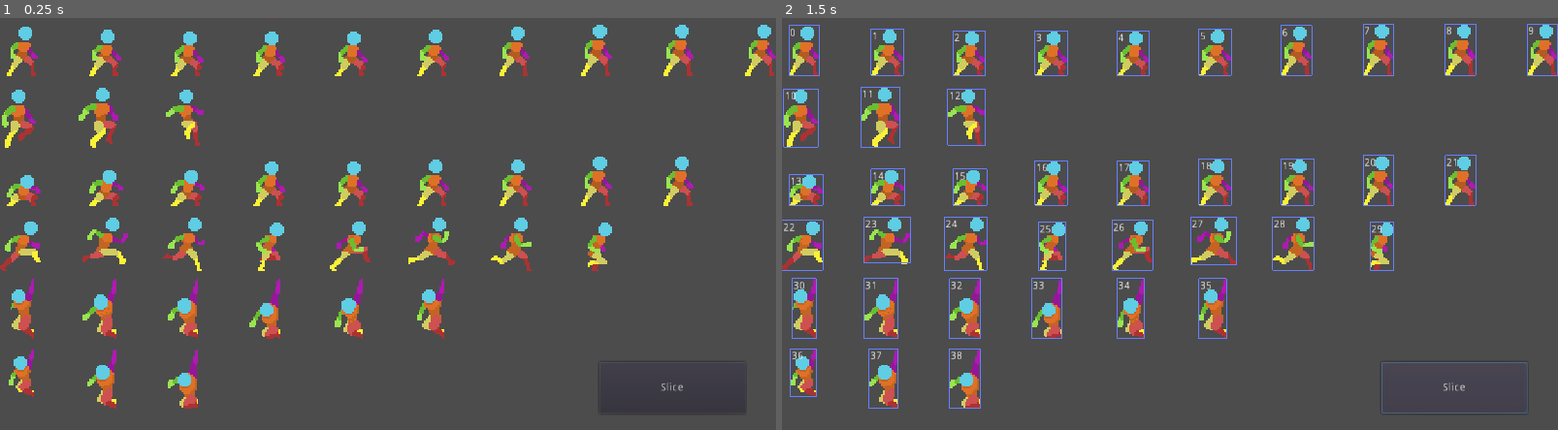
Above: before the commit, frames 1-2 (left to right).
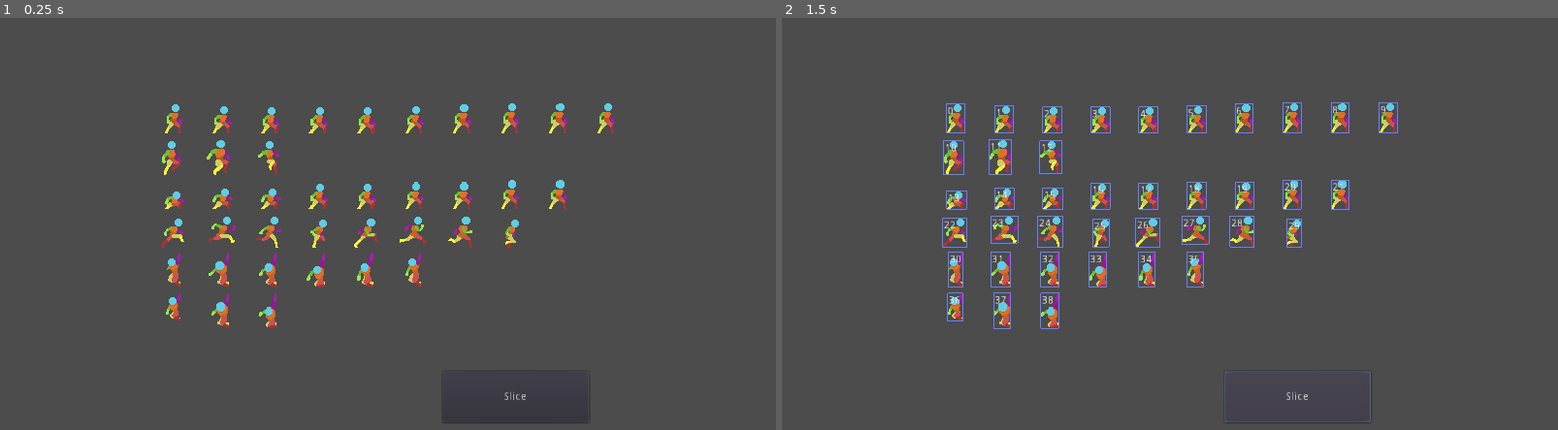
Above: after the commit, the same moments.

Repository: Variable-Interactive/SmartSlicer
Game: Godot game, scene res://Example/Texture.tscn
Same seed, same stepped clock (60 frames per second), same inputs: the game is played once before the commit and once after it.
Inputs:
- Up to frame 1 (0.25 s): no input
- Up to frame 2 (1.5 s): click "Slice" at 0.5 s; click "Slice" at 1.25 s

The runs differ from the first frame. In frame 1, 11% of the frame differs, in the area x 0-100%, y 1-99%; in frame 2, 15%.

Commit message:
fix example scene

Diff:
--- a/Example/Texture.tscn
+++ b/Example/Texture.tscn
@@ -4,24 +4,33 @@
 [ext_resource path="res://Example/example sheet.png" type="Texture" id=2]
 [ext_resource path="res://addons/SmartSlicer/SmartSlicePreview.gd" type="Script" id=3]
 
-[node name="Texture" type="TextureRect"]
+[node name="Control" type="Control"]
 anchor_right = 1.0
 anchor_bottom = 1.0
+
+[node name="AspectRatioContainer" type="AspectRatioContainer" parent="."]
+anchor_right = 1.0
+anchor_bottom = 1.0
+
+[node name="Texture" type="TextureRect" parent="AspectRatioContainer"]
+margin_left = 212.0
+margin_right = 812.0
+margin_bottom = 600.0
 texture = ExtResource( 2 )
 stretch_mode = 6
 script = ExtResource( 1 )
 
-[node name="Control" type="Control" parent="."]
+[node name="Control" type="Control" parent="AspectRatioContainer/Texture"]
 anchor_right = 1.0
 anchor_bottom = 1.0
 script = ExtResource( 3 )
 
 [node name="Button" type="Button" parent="."]
-margin_left = 791.0
-margin_top = 495.0
-margin_right = 984.0
-margin_bottom = 563.0
+margin_left = 584.0
+margin_top = 507.0
+margin_right = 777.0
+margin_bottom = 575.0
 text = "Slice"
 
-[connection signal="item_rect_changed" from="." to="." method="_on_Texture_item_rect_changed"]
-[connection signal="pressed" from="Button" to="." method="_on_Button_pressed"]
+[connection signal="item_rect_changed" from="AspectRatioContainer/Texture" to="AspectRatioContainer/Texture" method="_on_Texture_item_rect_changed"]
+[connection signal="pressed" from="Button" to="AspectRatioContainer/Texture" method="_on_Button_pressed"]
